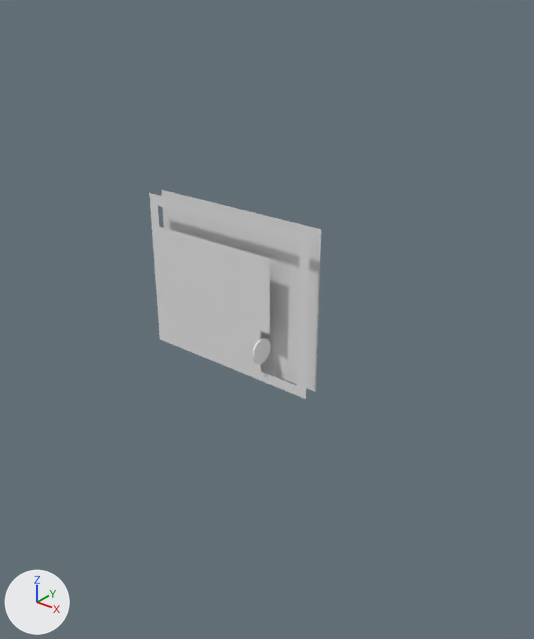
What one commit did to the Blender file development/flash/assets/levels/007/007.blend.
Both versions are drawn from a 50 mm camera at (40.5, -44.7, 26.1) aimed at (3.3, 1.8, -2.8). The lights are fixed; the arrows at lower left show +X, +Y and +Z.
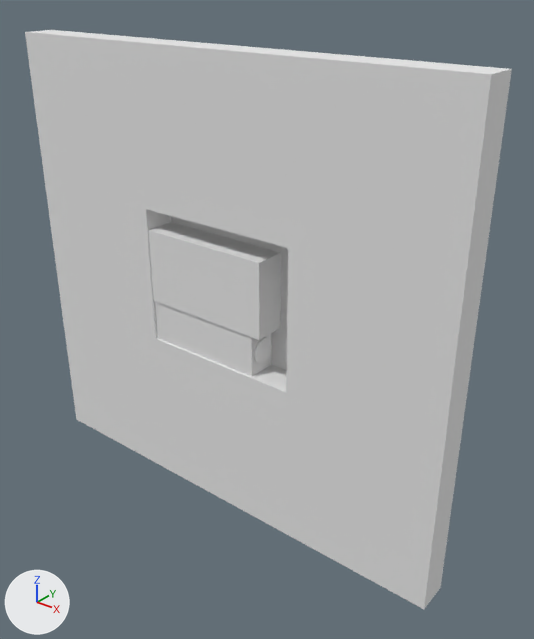
Where the change shows, as pixel boxes (x1, y1, x2, y2) in the pictures (534 x 639 px):
'Cube', added
    after: (25, 30, 512, 609)
'Cube.001', added
    after: (148, 222, 281, 340)
'Cube.002', added
    after: (154, 301, 271, 376)
'Plane', unchanged, covered by the edit
    before: (161, 190, 321, 392)
    after: (171, 216, 288, 371)
'Plane.003', unchanged, covered by the edit
    before: (159, 227, 270, 334)
'Plane.002', unchanged, covered by the edit
    before: (164, 296, 261, 371)
'Plane.001', unchanged, covered by the edit
    before: (296, 231, 310, 399)

The change, as a diff of the scene's bpy script:
```diff
--- a/development/flash/assets/levels/007/007.blend.py
+++ b/development/flash/assets/levels/007/007.blend.py
@@ me_cube @@
+me_cube.from_pydata(...)  # 32 vertices, 32 faces; spans x -22.7..22.6, y -1.5..1.5, z -22.0..20.6
+me_cube.materials.append(mat_purplewalls)  # its picture is missing
@@ me_cube_001 @@
+me_cube_001.from_pydata(...)  # a box spanning x -6.55..6.55, y -1.5..1.5, z -3.67..3.35
+me_cube_001.materials.append(mat_purplewalls)  # its picture is missing
@@ me_cube_002 @@
+me_cube_002.from_pydata(...)  # a box spanning x -6.0..6.0, y -1.5..1.5, z -2.28..1.97
+me_cube_002.materials.append(mat_purplewalls)  # its picture is missing
@@ ob_cube @@
+ob_cube = bpy.data.objects.new('Cube', me_cube)
+ob_cube.location = (0.0, 0.0, -0.5)
@@ ob_cube_001 @@
+ob_cube_001 = bpy.data.objects.new('Cube.001', me_cube_001)
+ob_cube_001.location = (-1.5, 0.1, 0.7)
@@ ob_cube_002 @@
+ob_cube_002 = bpy.data.objects.new('Cube.002', me_cube_002)
+ob_cube_002.location = (-2.0, 0.2, -4.8)
```
